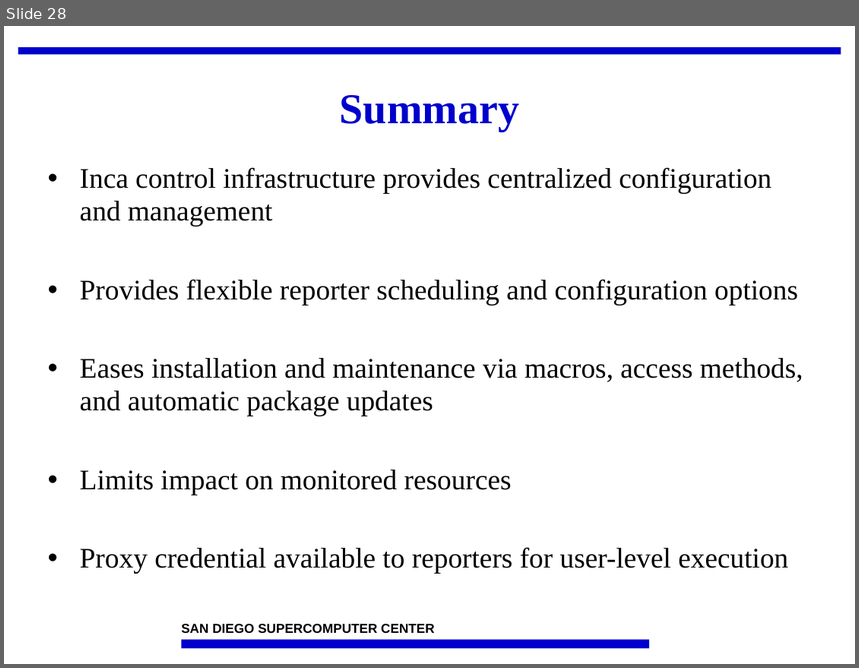
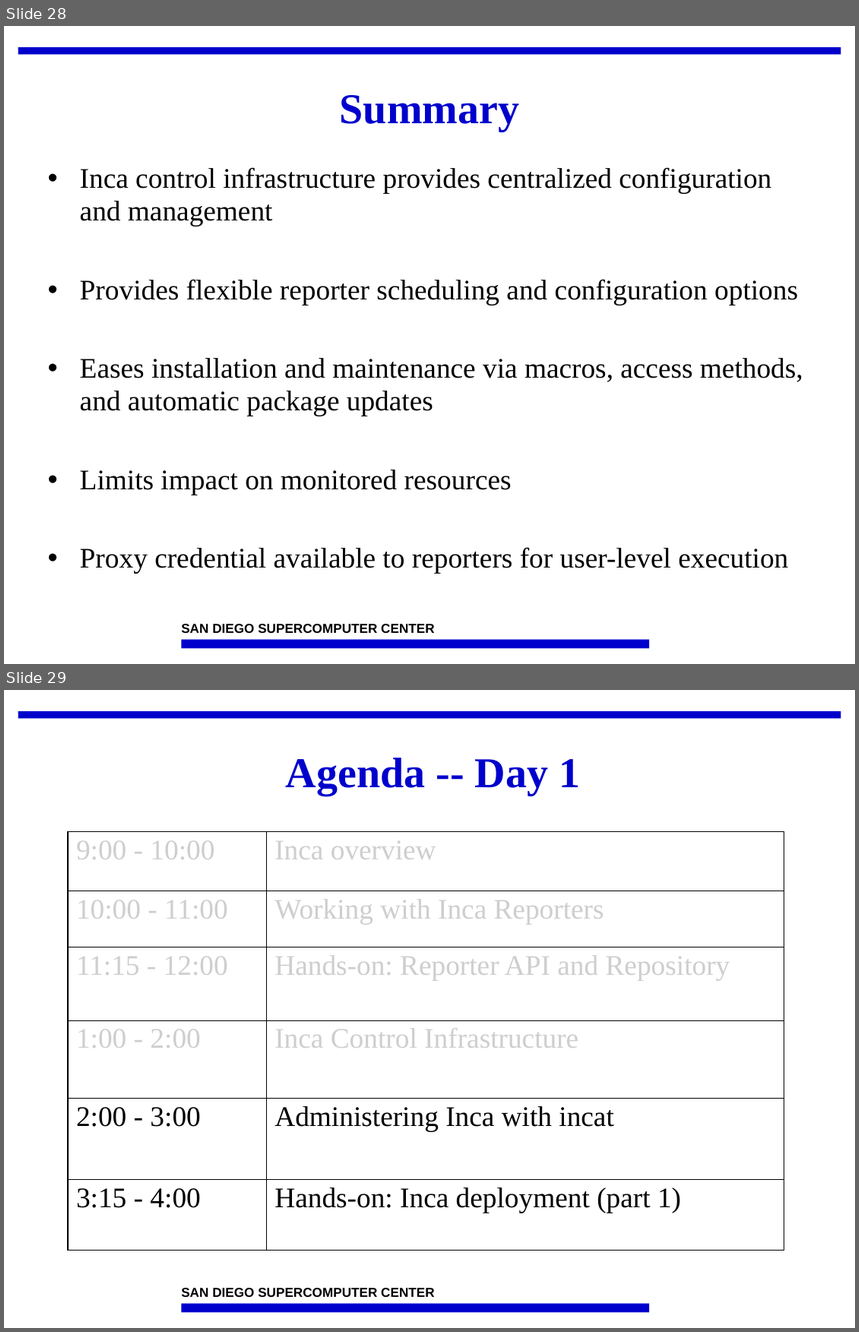
Before and after one commit to IncaProject/inca-xsede, a slide deck: talks/2008workshop/control.ppt. Shown one above the other, each under a label of ours: slide 28 before the commit, slides 28 and 29 after it. The pictures are 859x668 and 859x1332 pixels, drawn with LibreOffice and Linux fonts; fonts in the diff are those of the drawing; background and template pictures are left out. Boxes give left, top, right and bottom in pixels: in the first picture for what was removed or moved away, otherwise in the second. Text is boxed around its words. In the diff, an @@ line names an element or a change of style, - is before the commit and + after.

```diff
--- a/talks/2008workshop/control.ppt
+++ b/talks/2008workshop/control.ppt
@@ slide 29 added at (4,690,855,1328), background #FFFFFF; not listed: 3 template elements that a slide beside it also shows @@
@@ title added at (286,758,580,796), 36 pt, text #0000CC, bold @@
+Agenda -- Day 1
@@ table added at (68,832,784,1251), 6 rows, 2 columns @@
+9:00 - 10:00 | Inca overview
+10:00 - 11:00 | Working with Inca Reporters
+11:15 - 12:00 | Hands-on: Reporter API and Repository
+1:00 - 2:00 | Inca Control Infrastructure
+2:00 - 3:00 | Administering Inca with incat
+3:15 - 4:00 | Hands-on: Inca deployment (part 1)
```
Also in this commit, not shown: 2 slides changed.
